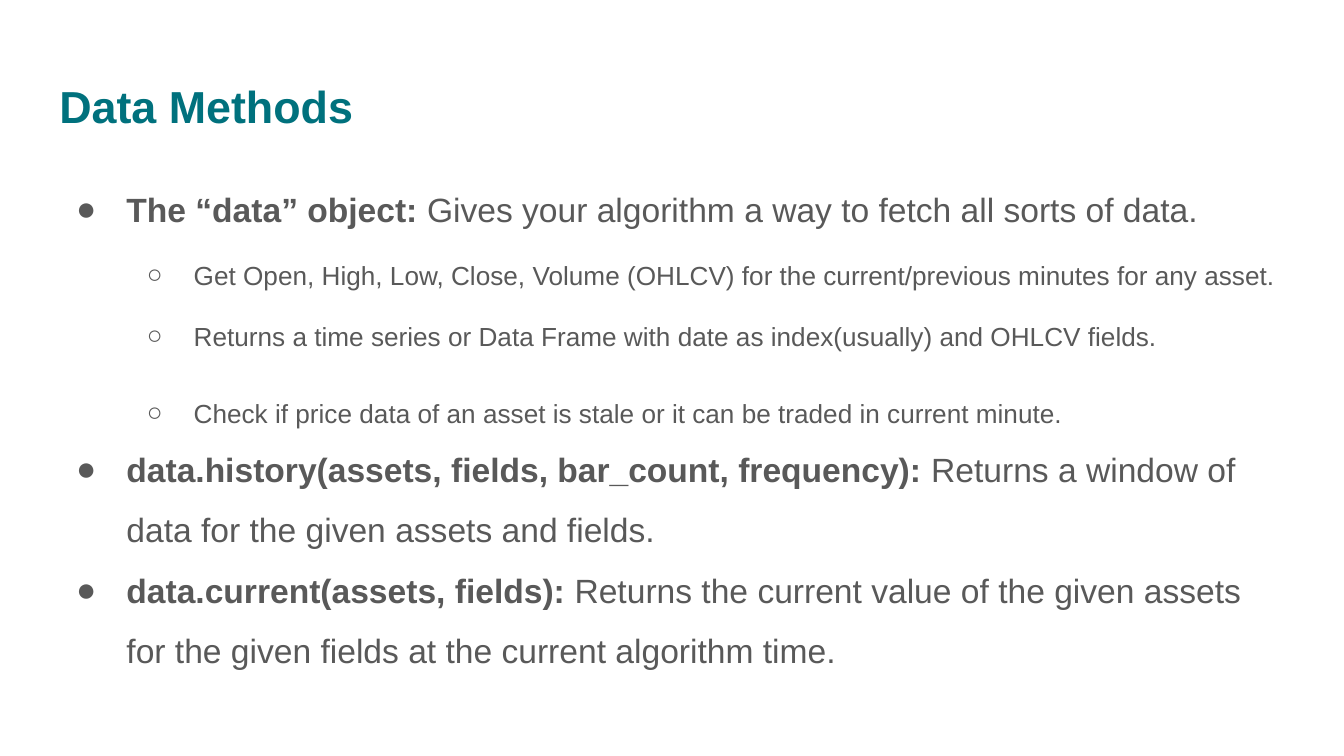
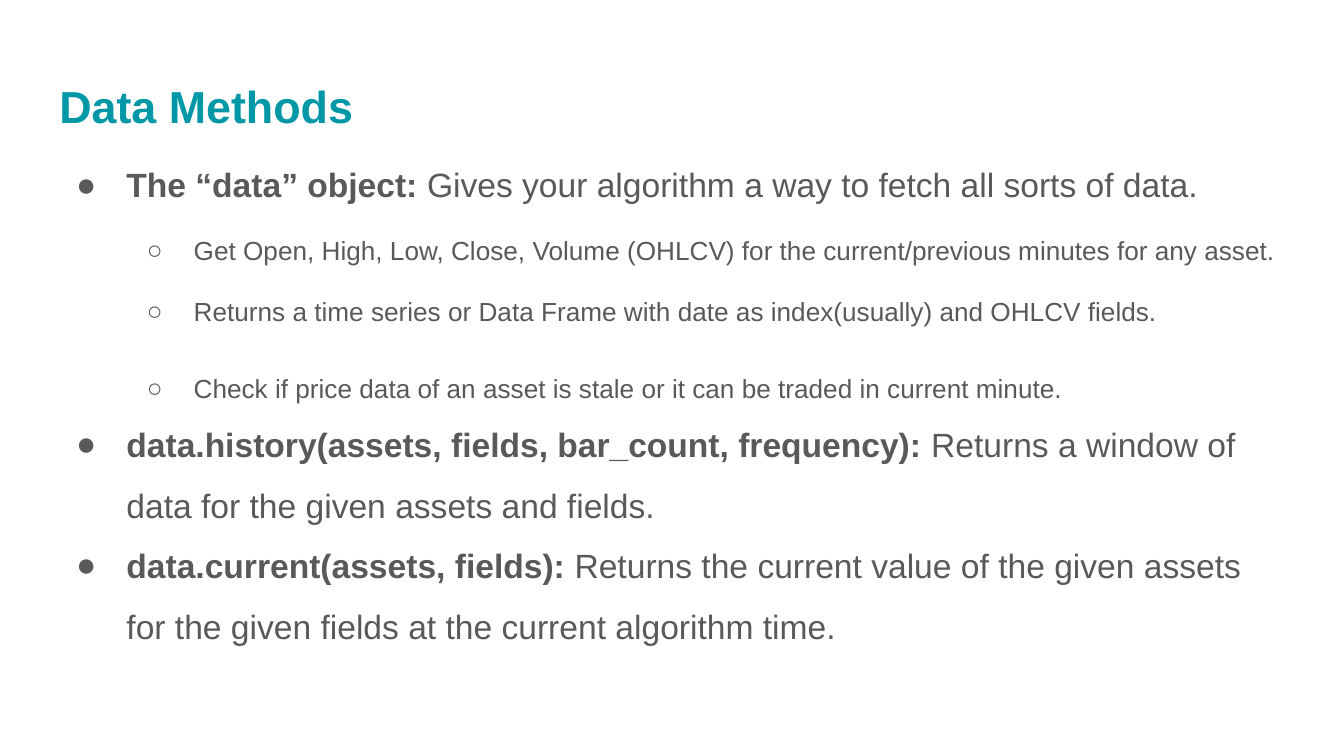
Before and after one commit to rajaharsha/Algorithm-Trading, a slide deck: slide 5 of PairTrading.pptx. Drawn at 1344x756 pixels with LibreOffice and Linux fonts; fonts in the diff are those of the drawing. Boxes give left, top, right and bottom in pixels: in the first picture for what was removed or moved away, otherwise in the second. Text is boxed around its words. In the diff, an @@ line names an element or a change of style, - is before the commit and + after.

```diff
--- a/PairTrading.pptx
+++ b/PairTrading.pptx
@@ title "Data Methods" at [59,90,353,124]: text colour #00717D to #0097A7 @@
@@ text "The “data” object: Gives your ...": place and size @@
-text "The “data” object: Gives your ..." at [126,197,1274,669]
+text "The “data” object: Gives your ..." at [126,172,1274,645]
```
Also in this commit, not shown: 12 other slides changed, 5 slides added, 1 slide removed, 3 other files.
